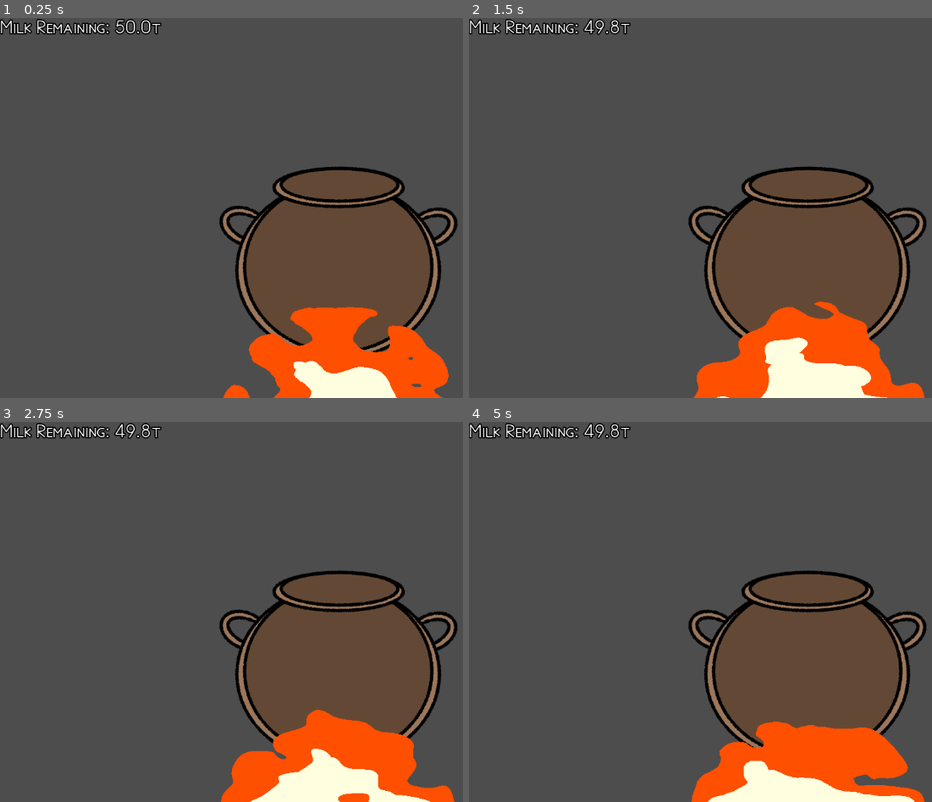
Above: before the commit, frames 1-4 (two rows, left to right).
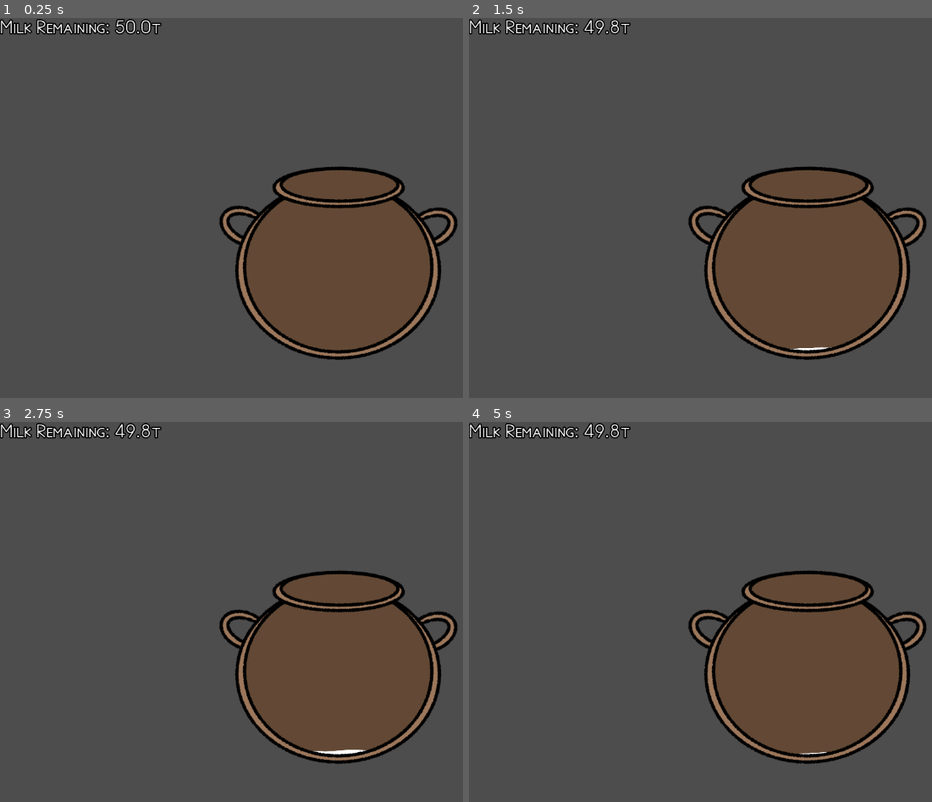
Above: after the commit, the same moments.

Repository: HauntedBees/olympus-mountain-creamery
Game: Godot game, scene res://game_scenes/01_make_yog/make_yog.tscn
Two runs of this game, one before a commit and one after it. Both use one fixed random seed, a clock stepped at 60 frames per second and the inputs below. Before the commit the project starts from res://game_states/01_make_yog/make_yog.tscn.
Inputs:
- Up to frame 1 (0.25 s): no input
- Up to frame 2 (1.5 s): hold Z (button_one) 0.53-1.28 s; tap Z (button_one) at 1.35 s
- Up to frame 3 (2.75 s): hold Z (button_one) from 2.03 s (still down); tap X (button_two) at 2.1 s
- Up to frame 4 (5 s): release Z (button_one) at 2.78 s; tap Z (button_one) at 2.85, 4.55 s; hold Z (button_one) 3.53-4.28 s; tap X (button_two) at 4.35 s

The runs differ from the first frame. In frame 1, 7.1% of the frame differs, in the area x 48-97%, y 75-100%; in frame 2, 7.6%; in frame 3, 7.6%, in the area x 47-99%, y 75-100%; in frame 4, 7.6%.

Commit message:
refactoring state/scene logic

Diff:
--- a/game_data/player.gd
+++ b/game_data/player.gd
@@ -1,5 +1,4 @@
 extends Node
 
 var options := PlayerOptions.new()
-
 var data := PlayerData.new()
--- a/game_states/01_make_yog/boil_pot.tscn
+++ b/game_scenes/01_make_yog/boil_pot.tscn
@@ -1,9 +1,9 @@
 [gd_scene load_steps=6 format=3 uid="uid://c7ggwfed6pagk"]
 
 [ext_resource type="Texture2D" uid="uid://bwooy8nn6ri5j" path="res://assets/boil_pot_back.png" id="1_joymm"]
-[ext_resource type="Script" path="res://game_states/01_make_yog/boil_pot.gd" id="1_upsne"]
+[ext_resource type="Script" path="res://game_scenes/01_make_yog/boil_pot.gd" id="1_upsne"]
 [ext_resource type="Texture2D" uid="uid://dpgd21xcp4d0x" path="res://assets/boil_pot_front.png" id="2_hrtsu"]
-[ext_resource type="Material" uid="uid://ja50dlic4nnr" path="res://game_states/01_make_yog/milk_top.tres" id="3_kqbfs"]
+[ext_resource type="Material" uid="uid://ja50dlic4nnr" path="res://game_scenes/01_make_yog/milk_top.tres" id="3_kqbfs"]
 [ext_resource type="Texture2D" uid="uid://bo3njgjsco0st" path="res://assets/milk_top.png" id="3_qvwro"]
 
 [node name="BoilPot" type="Control"]
--- /dev/null
+++ b/game_scenes/01_make_yog/make_game_state.gd
@@ -0,0 +1,7 @@
+class_name MakeYogGameState extends GameState
+
+var _make_yog: MakeYogurtScene
+
+func _init(s: GameScene) -> void:
+	super(s)
+	_make_yog = s
--- /dev/null
+++ b/game_scenes/01_make_yog/make_yog.gd
@@ -0,0 +1,11 @@
+class_name MakeYogurtScene extends GameScene
+
+@onready var boil_pot: BoilPot = %BoilPot
+@onready var milk_label: Label = %InfoLabel
+@onready var fire: MarginContainer = %FireContainer
+
+func _ready() -> void:
+	_state = PourMilkState.new(self)
+
+func _process(delta: float) -> void:
+	_state.update(delta)
--- a/game_states/01_make_yog/make_yog.tscn
+++ b/game_scenes/01_make_yog/make_yog.tscn
@@ -1,9 +1,9 @@
 [gd_scene load_steps=7 format=3 uid="uid://ppx0mkhv67k6"]
 
-[ext_resource type="Script" path="res://game_states/01_make_yog/make_yog.gd" id="1_e2rrb"]
+[ext_resource type="Script" path="res://game_scenes/01_make_yog/make_yog.gd" id="1_e2rrb"]
 [ext_resource type="FontFile" uid="uid://vriv63llhdyd" path="res://assets/Aegean.ttf" id="3_0roav"]
-[ext_resource type="Shader" uid="uid://76asy4soysao" path="res://game_states/01_make_yog/fire.tres" id="4_1emc4"]
-[ext_resource type="PackedScene" uid="uid://c7ggwfed6pagk" path="res://game_states/01_make_yog/boil_pot.tscn" id="4_us5hp"]
+[ext_resource type="Shader" uid="uid://76asy4soysao" path="res://game_scenes/01_make_yog/fire.tres" id="4_1emc4"]
+[ext_resource type="PackedScene" uid="uid://c7ggwfed6pagk" path="res://game_scenes/01_make_yog/boil_pot.tscn" id="4_us5hp"]
 
 [sub_resource type="Theme" id="Theme_d8av5"]
 Label/constants/outline_size = 8
@@ -30,7 +30,7 @@
 grow_vertical = 2
 script = ExtResource("1_e2rrb")
 
-[node name="MilkLabel" type="Label" parent="."]
+[node name="InfoLabel" type="Label" parent="."]
 unique_name_in_owner = true
 layout_mode = 0
 offset_right = 40.0
@@ -58,6 +58,7 @@
 
 [node name="FireContainer" type="MarginContainer" parent="."]
 unique_name_in_owner = true
+visible = false
 layout_mode = 1
 anchors_preset = 7
 anchor_left = 0.5
--- a/game_states/01_make_yog/milk_top.tres
+++ b/game_scenes/01_make_yog/milk_top.tres
@@ -1,6 +1,6 @@
 [gd_resource type="ShaderMaterial" load_steps=2 format=3 uid="uid://ja50dlic4nnr"]
 
-[ext_resource type="Shader" path="res://game_states/01_make_yog/milk_top.gdshader" id="1_2w48d"]
+[ext_resource type="Shader" path="res://game_scenes/01_make_yog/milk_top.gdshader" id="1_2w48d"]
 
 [resource]
 shader = ExtResource("1_2w48d")
--- /dev/null
+++ b/game_scenes/01_make_yog/states/heat_milk.gd
@@ -0,0 +1 @@
+class_name HeatMilkState extends GameState
--- a/game_states/01_make_yog/make_yog.gd
+++ b/game_scenes/01_make_yog/states/pour_milk.gd
@@ -1,38 +1,39 @@
-extends GameState
+class_name PourMilkState extends MakeYogGameState
 
 const _MILK_POUR_RATE := 0.25
 
-var _milk_amount := 0.0
+var milk_amount := 0.0
+
 var _did_start_pouring := false
 
-@onready var _boil_pot: BoilPot = %BoilPot
-@onready var _milk_label: Label = %MilkLabel
-
-func _ready() -> void:
+func _init(s: GameScene) -> void:
+	super(s)
 	_update_milk_label()
 
-func _process(delta: float) -> void:
-	if _input_blocked:
+func update(delta: float) -> void:
+	if input_blocked:
 		return
 	if Input.is_action_just_pressed("button_two"):
 		_finish_pouring()
 		return
 	if Input.is_action_pressed("button_one"):
 		_did_start_pouring = true
-		var fuller_bowl_faster_pour := 1.0 + 3.0 * _milk_amount
+		var fuller_bowl_faster_pour := 1.0 + 3.0 * milk_amount
 		var amount_poured := delta * _MILK_POUR_RATE * Player.options.speed_multiplier * fuller_bowl_faster_pour
 		if amount_poured > Player.data.milk_amount:
 			amount_poured = Player.data.milk_amount
-		_milk_amount += amount_poured
+		milk_amount += amount_poured
 		Player.data.milk_amount -= amount_poured
 		_update_milk_label()
-		_boil_pot.fill_percent = _milk_amount / Player.data.milk_pot_capacity
+		_make_yog.boil_pot.fill_percent = milk_amount / Player.data.milk_pot_capacity
 	elif _did_start_pouring && !Player.options.multiple_milk_pours:
 		_finish_pouring()
 
 func _update_milk_label() -> void:
-	_milk_label.text = "Milk Remaining: %.1fτ" % Player.data.milk_amount
+	_make_yog.milk_label.text = "Milk Remaining: %.1fτ" % Player.data.milk_amount
 
 func _finish_pouring() -> void:
 	print("DONE")
-	_input_blocked = true
+	input_blocked = true
+	# TODO: some animation/delay/transition to finish things off
+	change_state.emit(null)
--- /dev/null
+++ b/game_scenes/game_scene.gd
@@ -0,0 +1,4 @@
+class_name GameScene extends Control
+
+@warning_ignore("unused_private_class_variable")
+var _state: GameState
--- /dev/null
+++ b/game_scenes/game_state.gd
@@ -0,0 +1,14 @@
+class_name GameState extends RefCounted
+
+@warning_ignore("unused_signal")
+signal change_state(s: GameState)
+
+var input_blocked := false
+
+var _scene: GameScene
+
+func _init(s: GameScene) -> void:
+	_scene = s
+
+func update(_d: float) -> void:
+	pass
--- a/game_states/game_state.gd
+++ /dev/null
@@ -1,4 +0,0 @@
-class_name GameState extends Control
-
-@warning_ignore("unused_private_class_variable")
-var _input_blocked := false
--- a/project.godot
+++ b/project.godot
@@ -11,7 +11,7 @@
 [application]
 
 config/name="Yogurt Mountain"
-run/main_scene="res://game_states/01_make_yog/make_yog.tscn"
+run/main_scene="res://game_scenes/01_make_yog/make_yog.tscn"
 config/features=PackedStringArray("4.3", "GL Compatibility")
 config/icon="res://icon.svg"
 
Renamed: game_states/01_make_yog/boil_pot.gd -> game_scenes/01_make_yog/boil_pot.gd
Renamed: game_states/01_make_yog/fire.tres -> game_scenes/01_make_yog/fire.tres
Renamed: game_states/01_make_yog/fire_noise.tres -> game_scenes/01_make_yog/fire_noise.tres
Renamed: game_states/01_make_yog/milk_top.gdshader -> game_scenes/01_make_yog/milk_top.gdshader
